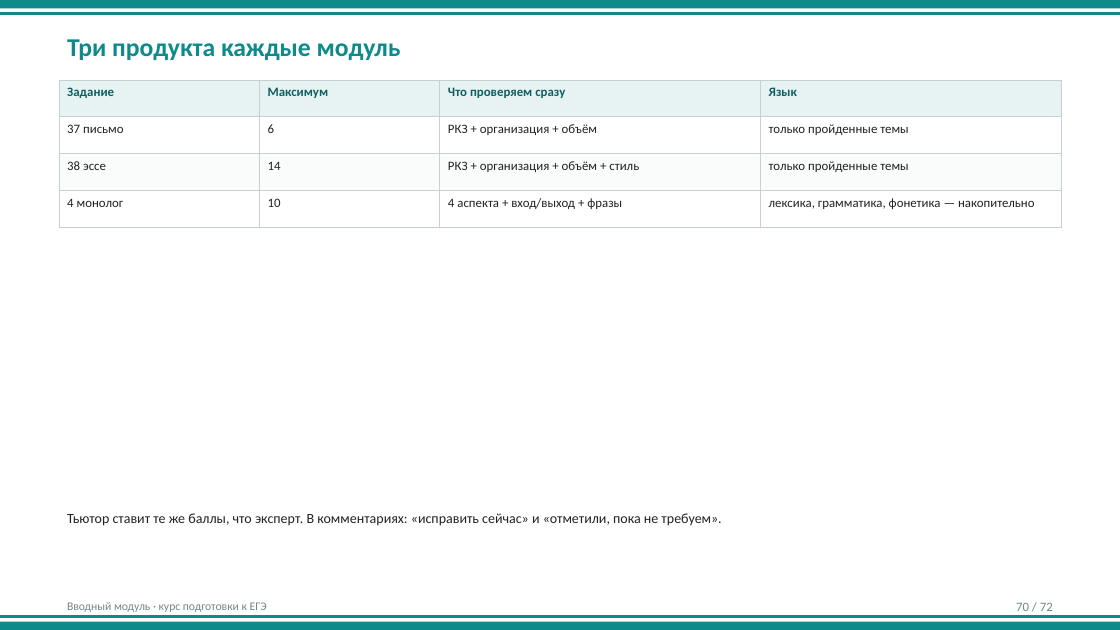
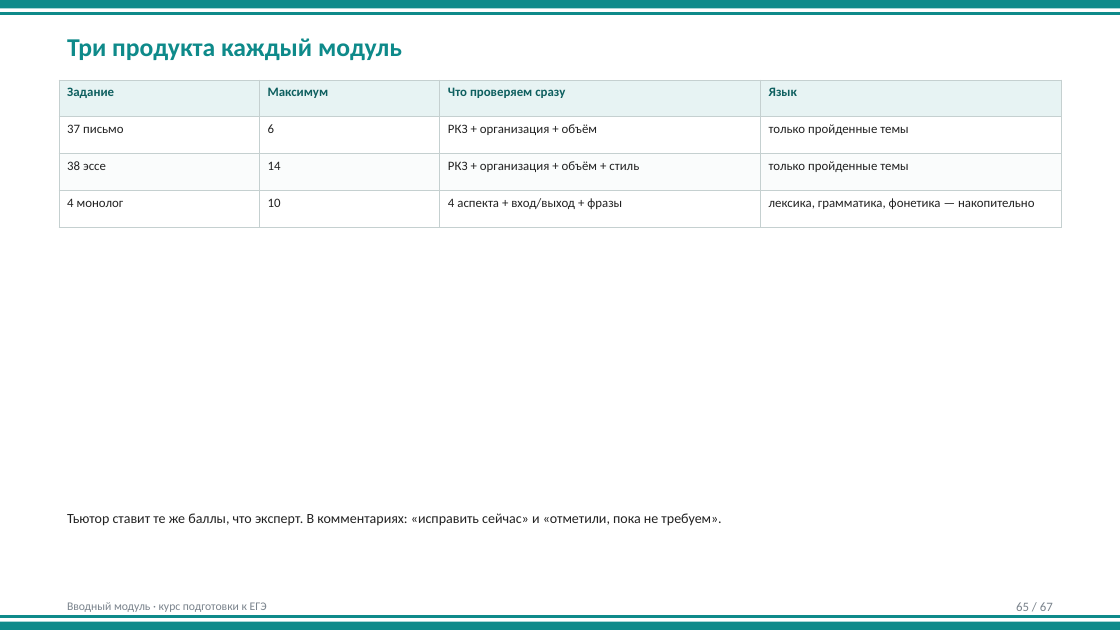
Before and after one commit to munlightshadow/music, a slide deck: slide 65 of ege-english-course/03-curriculum/intro-student/вводный-модуль.pptx (slide 70 before the commit). Drawn at 1120x630 pixels with LibreOffice and Linux fonts; fonts in the diff are those of the drawing. Boxes give left, top, right and bottom in pixels: in the first picture for what was removed or moved away, otherwise in the second. Text is boxed around its words. In the diff, an @@ line names an element or a change of style, - is before the commit and + after.

```diff
--- a/ege-english-course/03-curriculum/intro-student/вводный-модуль.pptx
+++ b/ege-english-course/03-curriculum/intro-student/вводный-модуль.pptx
@@ text at [67,38,402,60]: text changed @@
-Три продукта каждые модуль
+Три продукта каждый модуль
@@ text at [1016,602,1053,611]: text changed @@
-70 / 72
+65 / 67
```
Also in this commit, not shown: 66 other slides changed, 5 slides removed, 56 other files.
